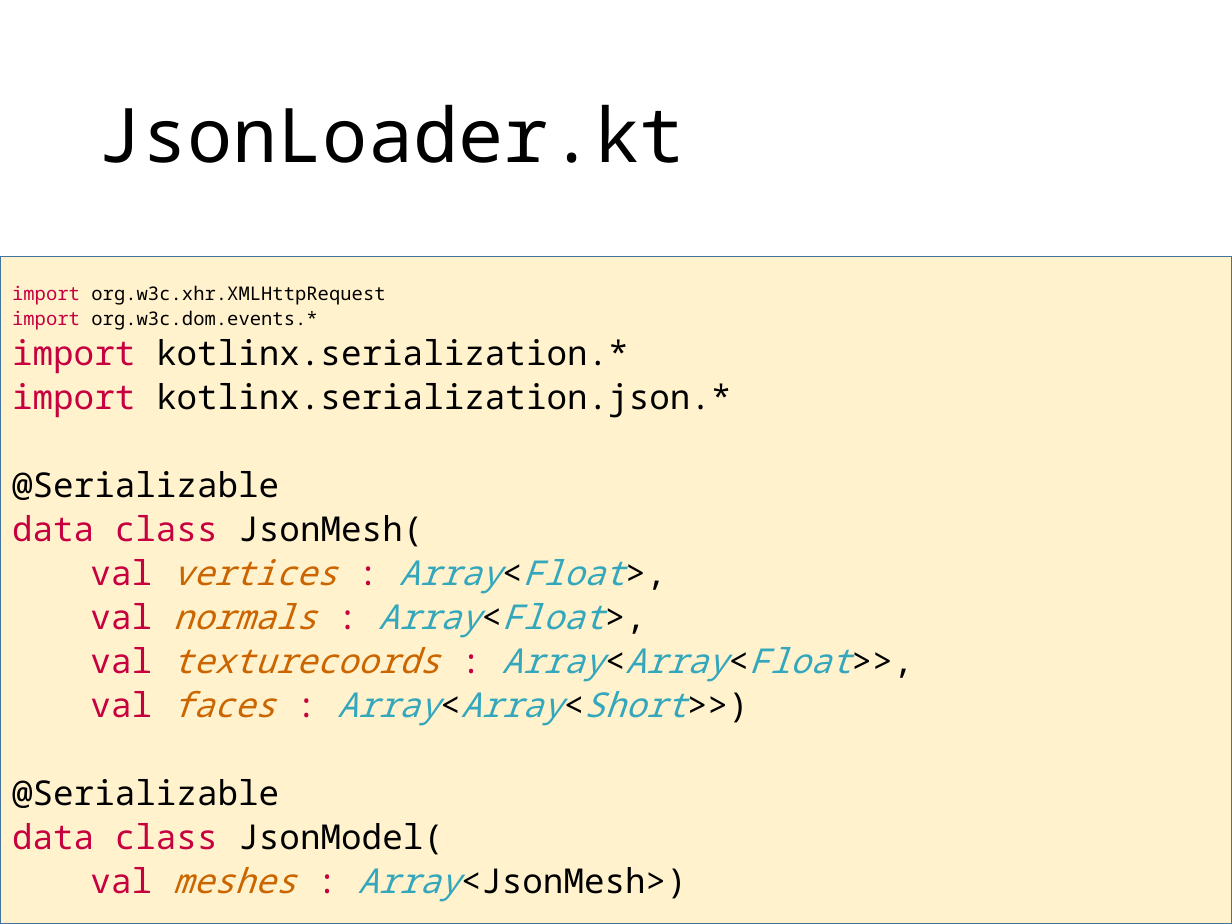
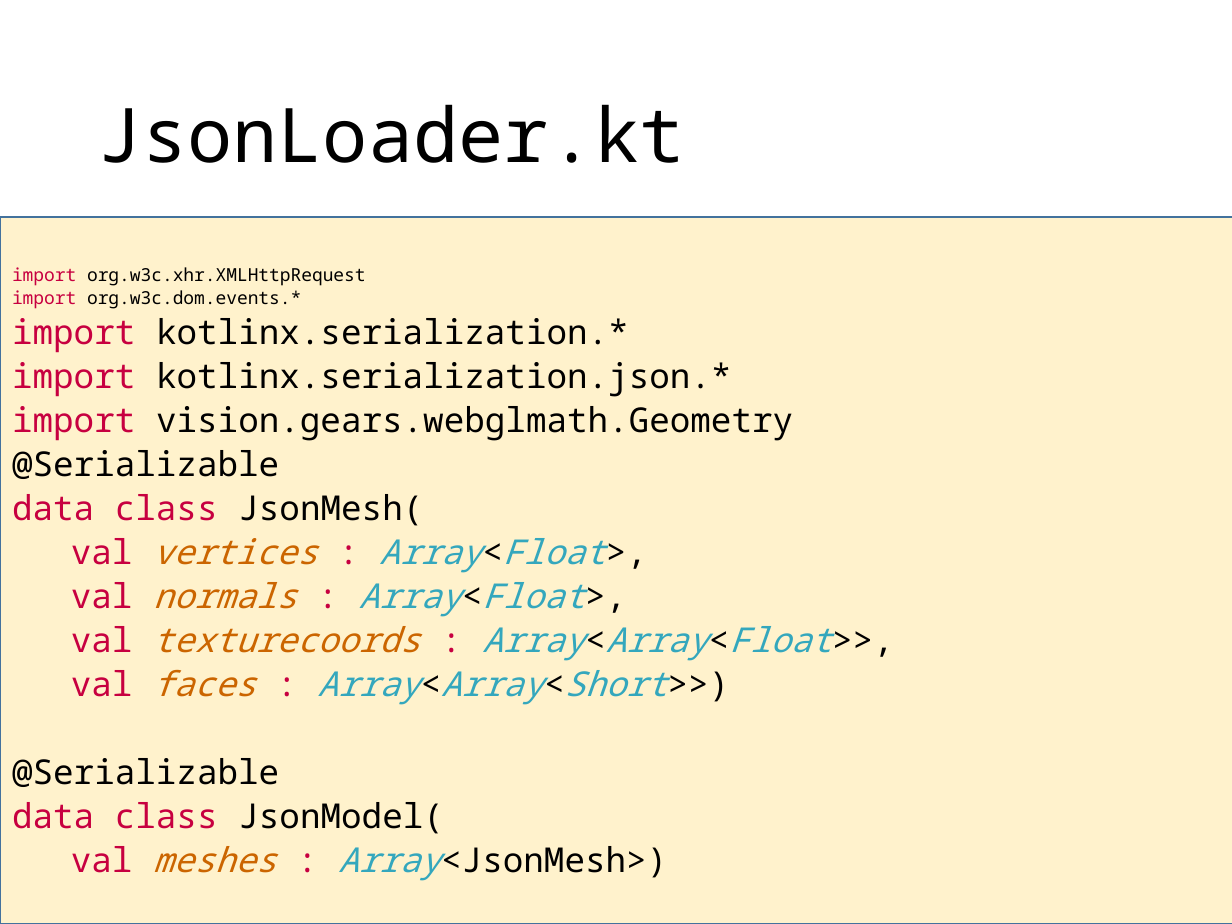
Before and after one commit to szecsi/kogfactory, a slide deck: slide 5 of projects/kog.3gr.030-3d/lab.pptx (slide 6 before the commit). Drawn at 1232x924 pixels with LibreOffice and Linux fonts; fonts in the diff are those of the drawing. Boxes give left, top, right and bottom in pixels: in the first picture for what was removed or moved away, otherwise in the second. Text is boxed around its words. In the diff, an @@ line names an element or a change of style, - is before the commit and + after.

```diff
--- a/projects/kog.3gr.030-3d/lab.pptx
+++ b/projects/kog.3gr.030-3d/lab.pptx
@@ rectangle "import org.w3c.xhr.XMLHttpRequest" resized from (x1=0, y1=256, x2=1232, y2=924) to (x1=0, y1=217, x2=1232, y2=924) @@
@@ text in rectangle at (x1=12, y1=267, x2=832, y2=881): size 11 to 10.5 pt in "import org.w3c.xhr.XMLHttpRequest", "import org.w3c.dom.events.*" @@
@@ text in rectangle at (x1=12, y1=406, x2=793, y2=441): paragraph added @@
+import vision.gears.webglmath.Geometry
```
Also in this commit, not shown: 3 other slides changed, 2 slides added, 3 slides removed, 5 other files.
